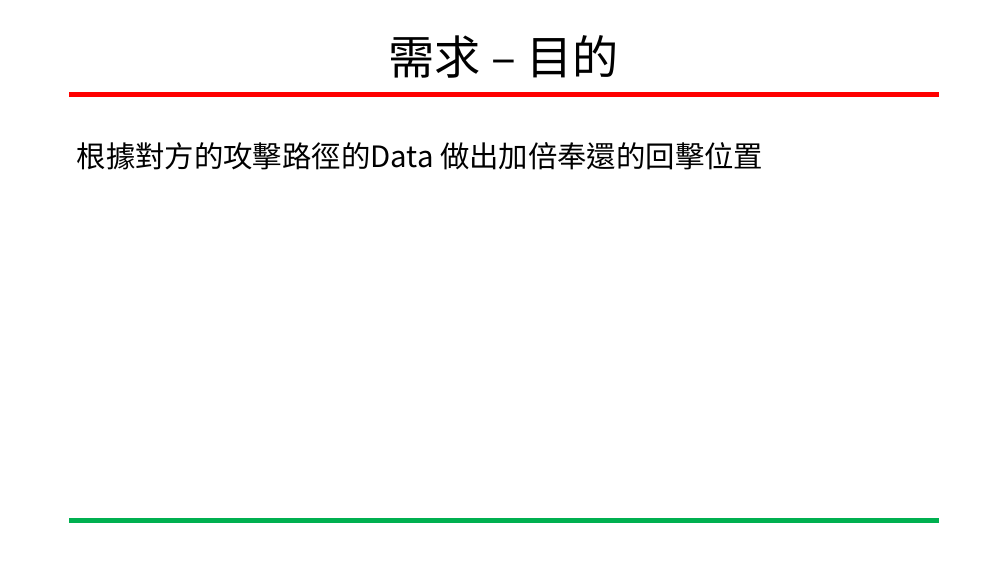
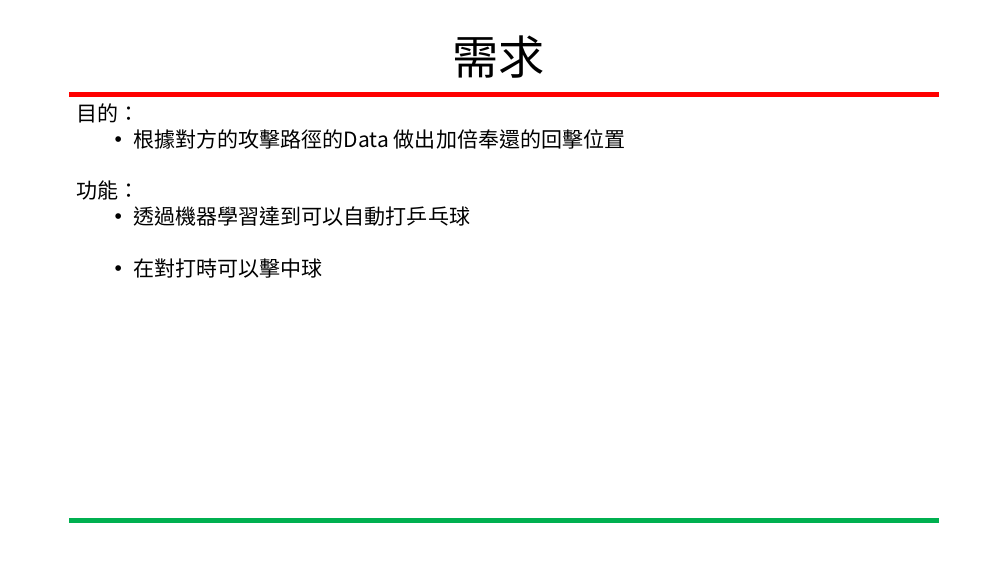
Before and after one commit to kuan1999/MLGame, a slide deck: slide 3 of 機器學習HW4官20201117.pptx. Drawn at 1008x567 pixels with LibreOffice and Linux fonts; fonts in the diff are those of the drawing; background and template pictures are left out. Boxes give left, top, right and bottom in pixels: in the first picture for what was removed or moved away, otherwise in the second. Text is boxed around its words. In the diff, an @@ line names an element or a change of style, - is before the commit and + after.

```diff
--- a/機器學習HW4官20201117.pptx
+++ b/機器學習HW4官20201117.pptx
@@ title at (453, 35, 545, 78): text changed @@
-需求 – 目的
+需求
@@ text at (77, 103, 140, 123): paragraph added @@
+目的：
@@ text at (134, 129, 625, 149): size 28 to 20 pt in "根據對方的攻擊路徑的Data 做出加倍奉還的回擊位置"; bullet none to •; list level 1 to 2 in "根據對方的攻擊路徑的Data 做出加倍奉還的回擊位置" @@
@@ text at (77, 180, 471, 278): paragraphs added @@
+功能：
+  • 透過機器學習達到可以自動打乒乓球
+  • 在對打時可以擊中球
```
Also in this commit, not shown: 4 other slides changed, 1 slide removed.
